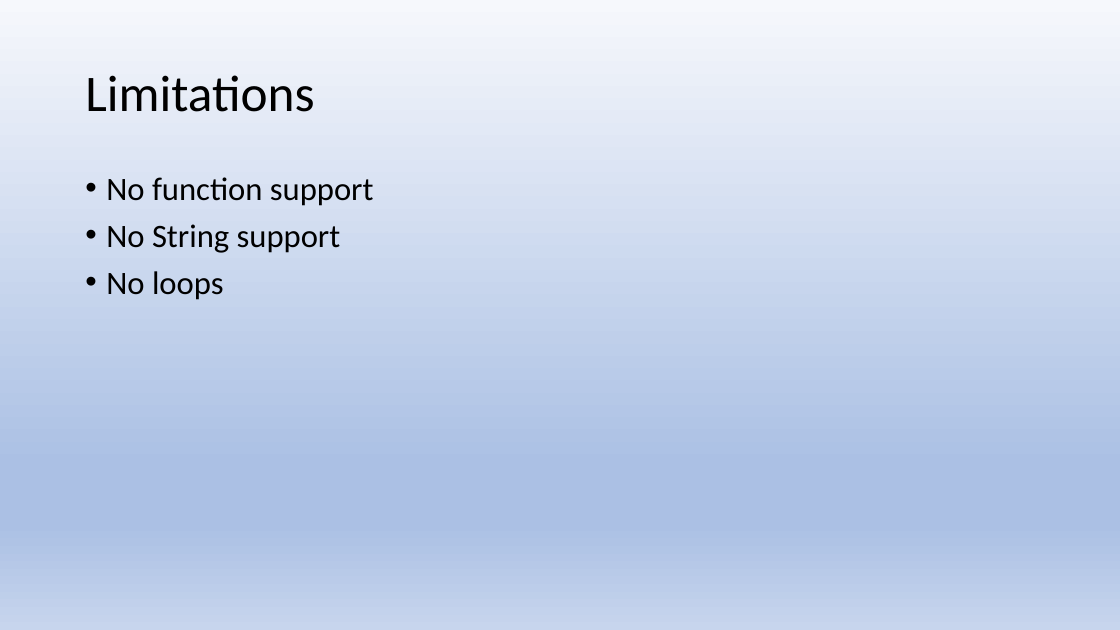
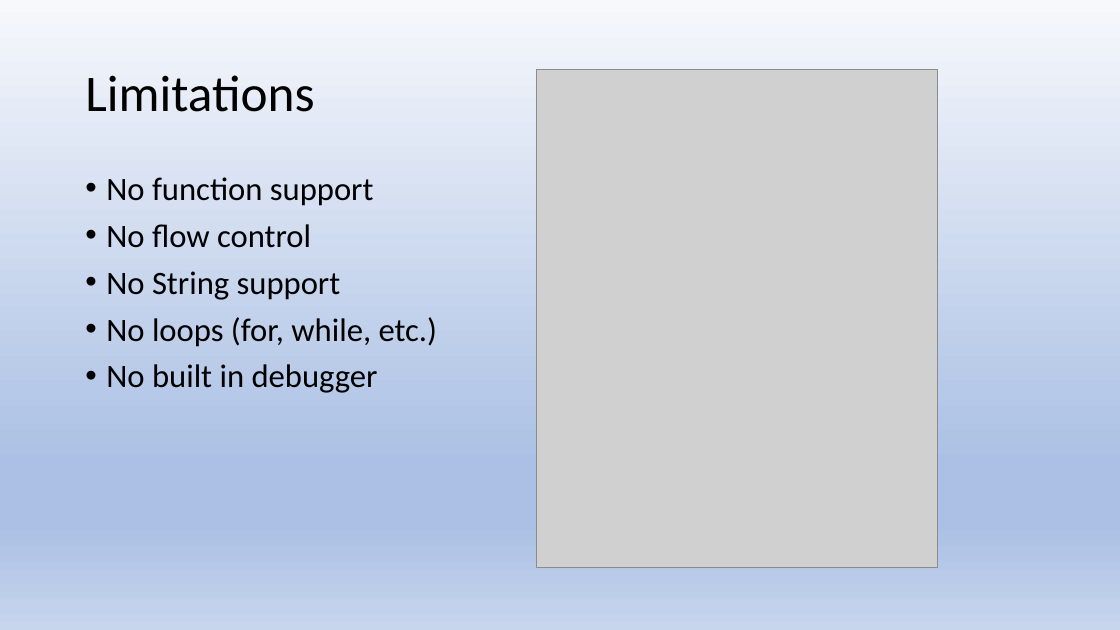
Before and after one commit to jacobacon/ProgLang, a slide deck: slide 4 of docs/Presentation.pptx. Drawn at 1120x630 pixels with LibreOffice and Linux fonts; fonts in the diff are those of the drawing; grey boxes stand for pictures. Boxes give left, top, right and bottom in pixels: in the first picture for what was removed or moved away, otherwise in the second. Text is boxed around its words. In the diff, an @@ line names an element or a change of style, - is before the commit and + after.

Commit message:
Update Presentation

```diff
--- a/docs/Presentation.pptx
+++ b/docs/Presentation.pptx
@@ picture added at [537,70,938,568] @@
@@ text at [106,224,311,248]: paragraph added @@
+• No flow control
@@ text at [106,317,438,393]: text changed @@
-• No loops
+• No loops (for, while, etc.)
+• No built in debugger
```
Also in this commit, not shown: 4 other slides changed.
